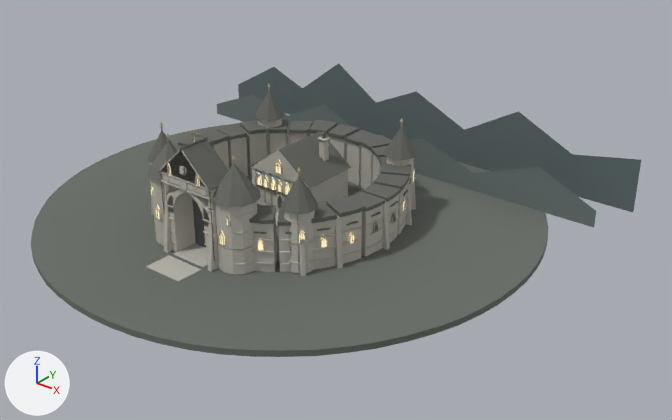
Two versions of the glTF model public/assets/world/first-light-citadel.mobile.glb, one commit apart.
One viewpoint serves both versions: a 50 mm lens placed at (70.3, -77.6, 50.8), pointed at (6.1, 2.6, 1.0). Every picture has the same lights, and +X, +Y and +Z are marked at lower left. The first picture is the older version. Where no turn or scale is listed for an object, it has been applied to the vertices. Vertices at exactly the same position are counted once.

Names of what the first picture shows: 'Far Carpathians', 'Near ridge', 'Terrain', 'VS01_Threshold_ROOT'.
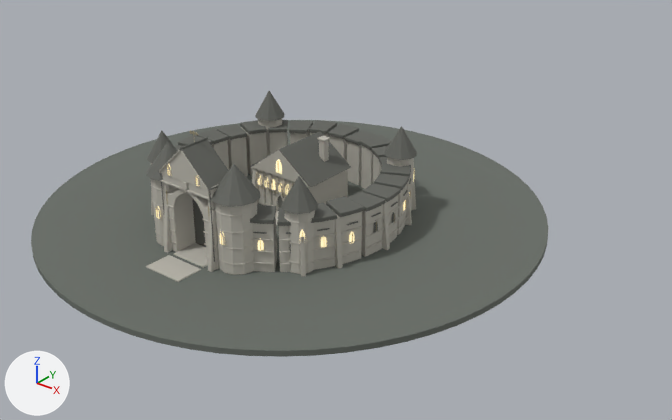
Where the newer file only moved an object's origin or applied its transform, the numbers keep the older frame.

Pixel boxes (x1, y1, x2, y2) of what changed, in the pictures (672 x 420 px):
'VS01_Threshold_ROOT', reshaped: before (146, 84, 417, 282); after (146, 91, 417, 282)
'Far Carpathians', deleted: before (238, 63, 641, 212)
'Near ridge', deleted: before (217, 95, 596, 227)
part 1 of me_vs01_threshold_rootmesh, deleted: before (151, 84, 406, 226)
part 2 of me_vs01_threshold_rootmesh, cut back: before (150, 87, 417, 277); after (151, 91, 417, 277)

The change in detail:
me_vs01_threshold_rootmesh is used by ob_vs01_threshold_root; location (592.1, -1.5, 3.4).
me_vs01_threshold_rootmesh had 9643 vertices, 18220 faces and spanned x -608.0..-576.2, y -18.6..17.1, z -3.4..11.6.
me_vs01_threshold_rootmesh now has 23340 vertices, 43660 faces and spans x -608.0..-576.1, y -18.7..17.1, z -3.4..11.6.
me_vs01_threshold_rootmesh part 1: 48 loose pieces with 675 vertices, spanning x -607.5..-576.6, y -14.7..17.0, z -0.7..9.9, are deleted.
me_vs01_threshold_rootmesh part 2: 577 vertices moved within x -607.6..-576.5, y -18.6..17.1, z -3.4..11.2; 3251 vertices removed from x -608.0..-576.2, y -18.6..17.1, z -3.4..11.6; 16171 vertices added at x -608.0..-576.1, y -18.7..17.1, z -3.4..11.6.
Other edits to the shape of me_vs01_threshold_rootmesh do not show in these pictures.
Object 'Far Carpathians' (ob_far_carpathians) is deleted.
Object 'Near ridge' (ob_near_ridge) is deleted.
